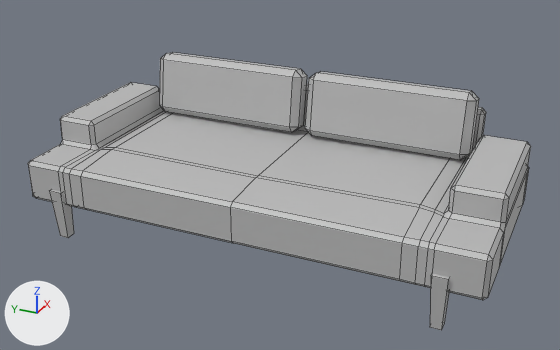
A saved change to the FBX model Assets/Meshes/Chair_002_Couch_001.fbx.
The view is the same before and after, from a 50 mm camera at (-4.67, -2.04, 2.7) aimed at (-0.23, -0.05, 0.48). The axes (+X, +Y, +Z) are drawn at lower left. The lights are the same throughout. Mesh edges are drawn as thin lines. Where no turn or scale is listed for an object, it has been applied to the vertices.

The scene before the commit, as lines of its bpy script (objects in view):
```python
me_mesh = bpy.data.meshes.new('Mesh')
me_mesh.from_pydata(...)  # 268 vertices, 270 faces; spans x -0.75..0.7, y -1.6..1.6, z 0.25..0.89
me_mesh.materials.append(mat_lambert1)  # grey #bcbcbc
me_mesh_001 = bpy.data.meshes.new('Mesh.001')
me_mesh_001.from_pydata(...)  # 24 vertices, 26 faces; spans x -0.12..0.12, y -0.603..0.603, z -0.236..0.236
me_mesh_001.materials.append(mat_lambert1)  # grey #bcbcbc
me_mesh_002 = bpy.data.meshes.new('Mesh.002')
me_mesh_002.from_pydata(...)  # 24 vertices, 26 faces; spans x -0.12..0.12, y -0.603..0.603, z -0.236..0.236
me_mesh_002.materials.append(mat_lambert1)  # grey #bcbcbc
me_mesh_003 = bpy.data.meshes.new('Mesh.003')
me_mesh_003.from_pydata(...)  # 8 vertices, 6 faces; spans x -0.059..0.044, y -0.05..0.05, z -0.186..0.187
me_mesh_003.materials.append(mat_lambert1)  # grey #bcbcbc
me_mesh_004 = bpy.data.meshes.new('Mesh.004')
me_mesh_004.from_pydata(...)  # 8 vertices, 6 faces; spans x -0.059..0.044, y -0.05..0.05, z -0.186..0.187
me_mesh_004.materials.append(mat_lambert1)  # grey #bcbcbc
ob_chair_002_base_001 = bpy.data.objects.new('Chair_002_Base_001', me_mesh)
ob_chair_002_base_001.location = (-0.131, 0.0, 0.0)
ob_chair_002_leg_001 = bpy.data.objects.new('Chair_002_Leg_001', me_mesh_003)
ob_chair_002_leg_001.location = (-0.843, 1.35, 0.185)
ob_chair_002_leg_002 = bpy.data.objects.new('Chair_002_Leg_002', me_mesh_004)
ob_chair_002_leg_002.location = (-0.843, -1.331, 0.185)
ob_chair_002_pillow_001 = bpy.data.objects.new('Chair_002_Pillow_001', me_mesh_001)
ob_chair_002_pillow_001.location = (0.359, 0.634, 0.811)
ob_chair_002_pillow_002 = bpy.data.objects.new('Chair_002_Pillow_002', me_mesh_002)
ob_chair_002_pillow_002.location = (0.359, -0.62, 0.811)
```
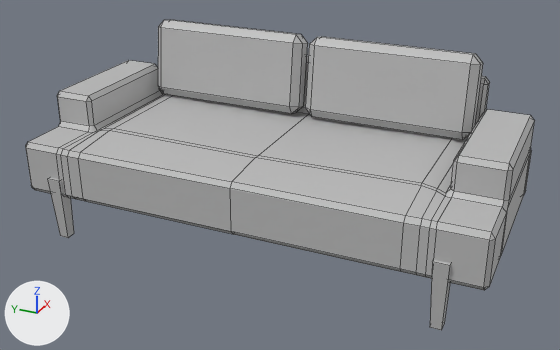
Where the newer file only moved an object's origin or applied its transform, the numbers keep the older frame.

The change in detail:
me_mesh_002 has 24 vertices, 26 faces and spans x -0.12..0.12, y -0.603..0.603, z -0.236..0.236.
me_mesh_002 is used by ob_chair_002_pillow_002; location (0.359, -0.62, 0.811).
me_mesh_002 part 3: the whole mesh is scaled about its middle by (1, 1, 1.25).
me_mesh_001 has 24 vertices, 26 faces and spans x -0.12..0.12, y -0.603..0.603, z -0.236..0.236.
me_mesh_001 is used by ob_chair_002_pillow_001; location (0.359, 0.634, 0.811).
me_mesh_001 part 2: the whole mesh is scaled about its middle by (1, 1, 1.25).
me_mesh has 268 vertices, 270 faces and spans x -0.75..0.7, y -1.6..1.6, z 0.25..0.89.
me_mesh is used by ob_chair_002_base_001; location (-0.131, 0.0, 0.0).
me_mesh part 1: the whole mesh is scaled about the mesh origin by (1, 1, 1.25).
Object 'Chair_002_Leg_001' (ob_chair_002_leg_001) moves from (-0.843, 1.35, 0.185) to (-0.843, 1.35, 0.231).
Object 'Chair_002_Pillow_002' (ob_chair_002_pillow_002) moves from (0.359, -0.62, 0.811) to (0.359, -0.62, 1.014).
Object 'Chair_002_Pillow_001' (ob_chair_002_pillow_001) moves from (0.359, 0.634, 0.811) to (0.359, 0.634, 1.014).

Pixel boxes (x1, y1, x2, y2) of what changed, in the pictures (560 x 350 px):
'Chair_002_Base_001', mesh rescaled (8% taller)
    before: (28, 82, 531, 300)
    after: (26, 55, 534, 290)
'Chair_002_Pillow_002', mesh rescaled, moved (16% taller)
    before: (305, 71, 479, 160)
    after: (305, 37, 483, 140)
'Chair_002_Pillow_001', mesh rescaled, moved (17% taller)
    before: (159, 52, 307, 132)
    after: (158, 20, 308, 114)
'Chair_002_Leg_001', moved
    before: (49, 190, 74, 238)
    after: (48, 178, 74, 238)
